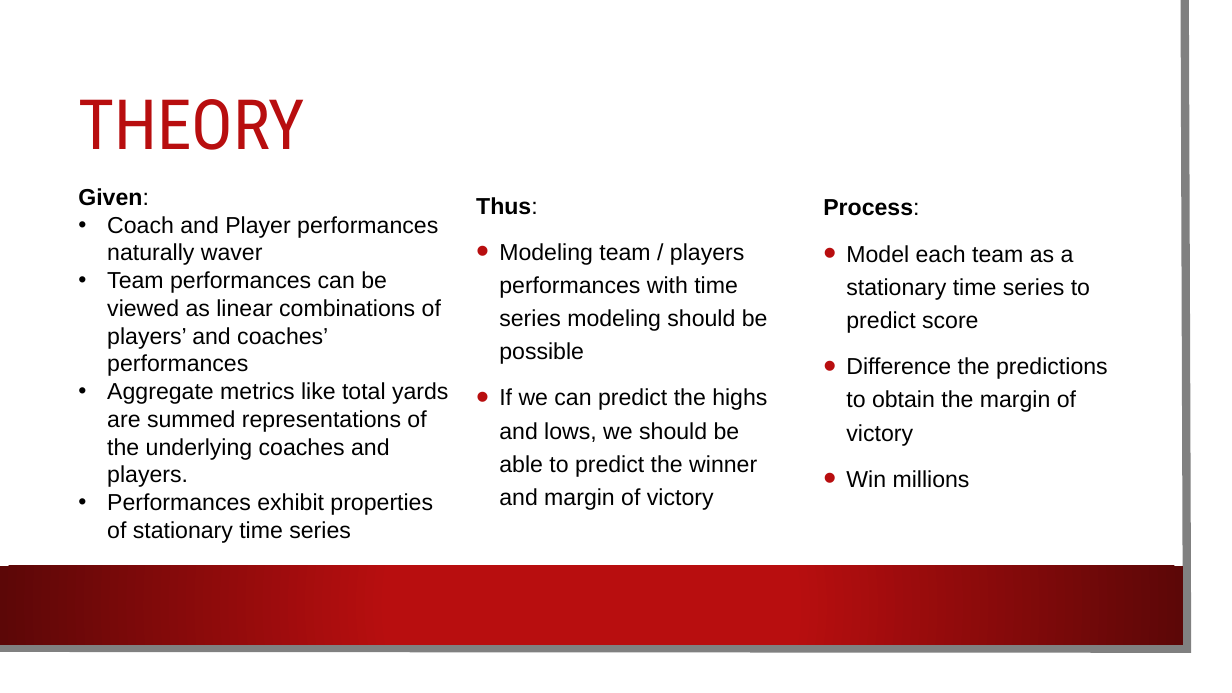
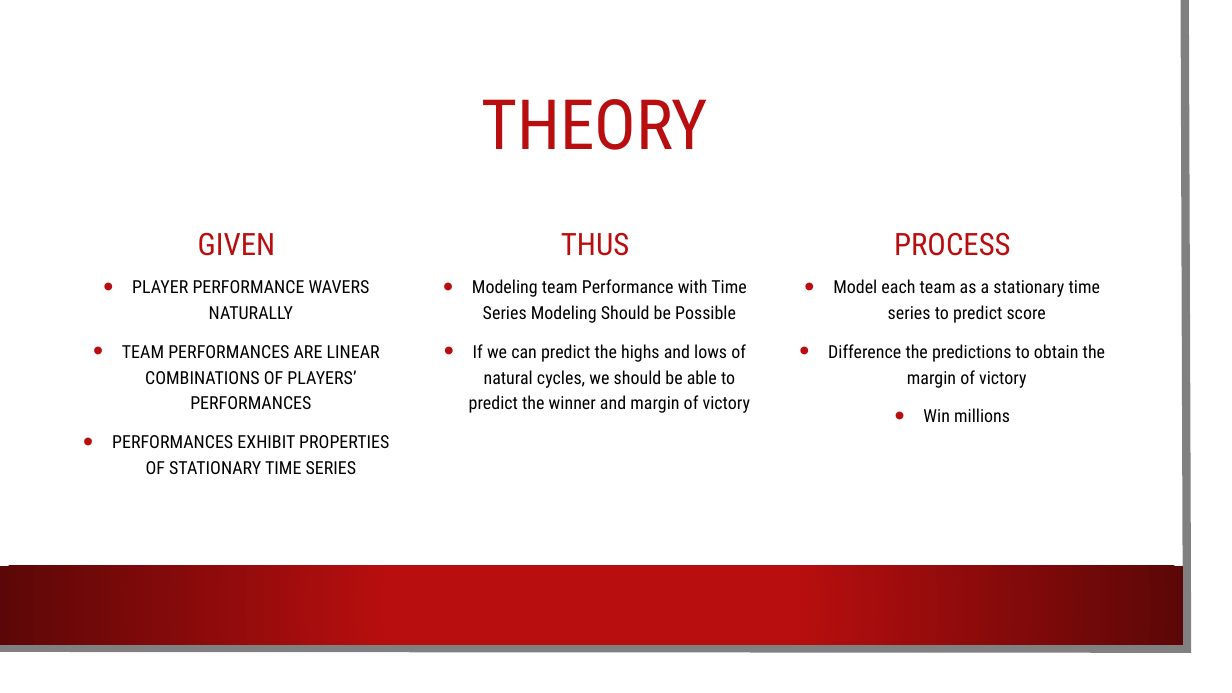
Before and after one commit to realdanielbyrne/NfL-Time-Series-Modeling, a slide deck: slide 6 of dbyrne_predicting_nfl_scores.pptx (slide 5 before the commit). Drawn at 1232x693 pixels with LibreOffice and Linux fonts; fonts in the diff are those of the drawing; background and template pictures are left out. Boxes give left, top, right and bottom in pixels: in the first picture for what was removed or moved away, otherwise in the second. Text is boxed around its words. In the diff, an @@ line names an element or a change of style, - is before the commit and + after.

```diff
--- a/dbyrne_predicting_nfl_scores.pptx
+++ b/dbyrne_predicting_nfl_scores.pptx
@@ title "THEORY" at (x1=481, y1=99, x2=708, y2=150): alignment left to centre @@
@@ text removed at (x1=78, y1=188, x2=448, y2=543) @@
-Given:
-• Coach and Player performances naturally waver
-• Team performances can be viewed as linear combinations of players’ and coaches’ performances
-• Aggregate metrics like total yards are summed representations of the underlying coaches and players.
-• Performances exhibit properties of stationary time series
@@ text at (x1=823, y1=199, x2=919, y2=216): paragraph removed @@
-Process:
@@ text added at (x1=198, y1=232, x2=275, y2=256), 24 pt, text #B80E0F @@
+GIVEN
@@ text added at (x1=561, y1=232, x2=629, y2=256), 24 pt, text #B80E0F @@
+THUS
@@ text added at (x1=894, y1=232, x2=1011, y2=256), 24 pt, text #B80E0F @@
+PROCESS
@@ text "Modeling team Performance with Time ..." at (x1=469, y1=279, x2=750, y2=413): vertical alignment middle to top @@
@@ text "Model each team as a ..." moved from (x1=823, y1=199, x2=1108, y2=488) to (x1=828, y1=279, x2=1105, y2=422) @@
@@ text "Model each team as a ..." at (x1=828, y1=279, x2=1105, y2=422): size 18 to 14 pt, font Arial to Roboto Condensed; alignment left to centre; indent changed; vertical alignment middle to top @@
@@ text added at (x1=112, y1=280, x2=389, y2=474), 14 pt, text #000000 @@
+• PLAYER PERFORMANCE WAVERS NATURALLY
+• TEAM PERFORMANCES ARE LINEAR COMBINATIONS OF PLAYERS’ PERFORMANCES
+• PERFORMANCES EXHIBIT PROPERTIES OF STATIONARY TIME SERIES
@@ text at (x1=469, y1=279, x2=750, y2=413): text changed; size 18 to 14 pt; font Arial to Roboto Condensed @@
-Thus:
-• Modeling team / players performances with time series modeling should be possible
-• If we can predict the highs and lows, we should be able to predict the winner and margin of victory
+• Modeling team Performance with Time Series Modeling Should be Possible
+• If we can predict the highs and lows of natural cycles, we should be able to predict the winner and margin of victory
```
Also in this commit, not shown: 12 other slides changed, 1 slide added, 4 other files.
